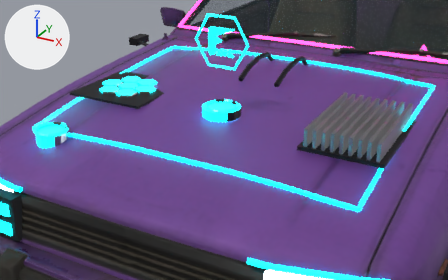
An edit to the glTF model assets/models/car/car-dirty-high.glb, drawn before and after from the same camera.
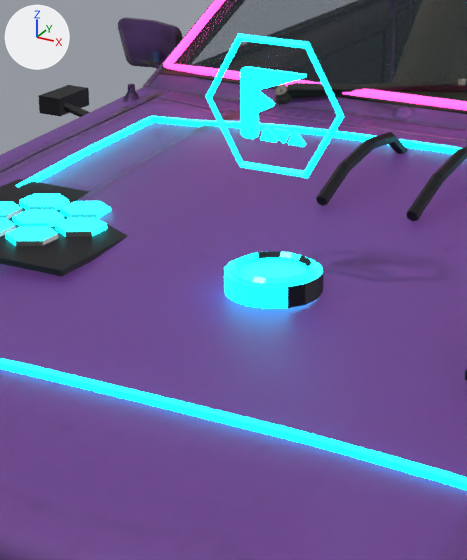
Each version is shown from a 50 mm camera at (1.291, -4.425, 2.197) aimed at (0.093, -2.245, 1.107), then close up on the part from 25% to 66% of the width and 0% to 79% of the height. The lights are fixed; the arrows at upper left show +X, +Y and +Z. The first two pictures are the older version. Where no turn or scale is listed for an object, it has been applied to the vertices. Vertices at exactly the same position are counted once.

Objects in the first close-up: 'body', 'glass', 'holo_logo', 'kit_armor_dark', 'kit_chassis_steel', 'kit_neon_beat', 'kit_neon_beat_alt', 'neon_edges', 'wiper_R' and 1 more.
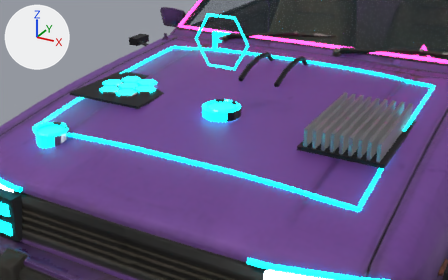
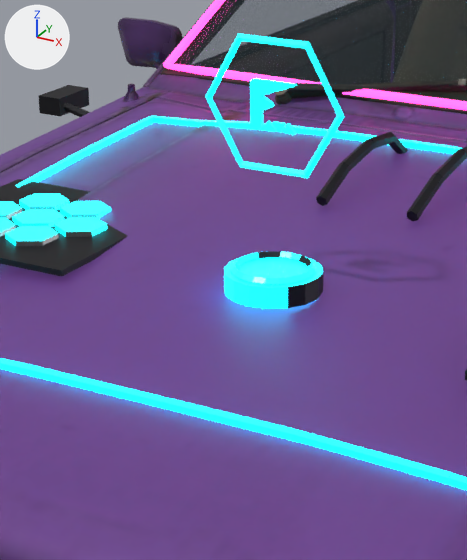
Location of each change, [x1, y1, x2, y2] in pixels of the close-ups (467 x 560 px):
part 1 of me_holo_logo_001, rebuilt (29% narrower, 30% shorter): before [240, 66, 307, 139]; after [250, 78, 297, 129]
part 2 of me_holo_logo_001, added: after [264, 121, 277, 132]
part 3 of me_holo_logo_001, added: after [284, 124, 296, 135]
part 4 of me_holo_logo_001, added: after [272, 121, 285, 132]
part 5 of me_holo_logo_001, deleted: before [260, 127, 306, 147]

The edits, one by one:
me_holo_logo_001 is used by ob_holo_logo; location (0.0, -2.1, 1.499).
me_holo_logo_001 had 1496 vertices, 2976 faces and spanned x -0.137..0.137, y -0.007..0.007, z -0.119..0.119.
me_holo_logo_001 now has 1476 vertices, 2936 faces and spans x -0.137..0.137, y -0.007..0.007, z -0.119..0.119.
me_holo_logo_001 part 1: the loose piece of 692 vertices spanning x -0.062..0.062, y -0.005..0.005, z -0.062..0.063 is rebuilt with 686 vertices and now spans x -0.044..0.044, y -0.003..0.003, z -0.044..0.044.
me_holo_logo_001 part 2: a new loose piece of 268 vertices spanning x -0.016..0.005, y -0.003..0.003, z -0.044..-0.027, in mat_neon_beat_alt (black #272727, glowing cyan #00f3ff).
me_holo_logo_001 part 3: a new loose piece of 254 vertices spanning x 0.022..0.044, y -0.003..0.003, z -0.044..-0.027, in mat_neon_beat_alt (black #272727, glowing cyan #00f3ff).
me_holo_logo_001 part 4: a new loose piece of 244 vertices spanning x 0.0..0.022, y -0.003..0.003, z -0.044..-0.027, in mat_neon_beat_alt (black #272727, glowing cyan #00f3ff).
me_holo_logo_001 part 5: 780 vertices removed from x -0.023..0.062, y -0.005..0.005, z -0.063..-0.039.
